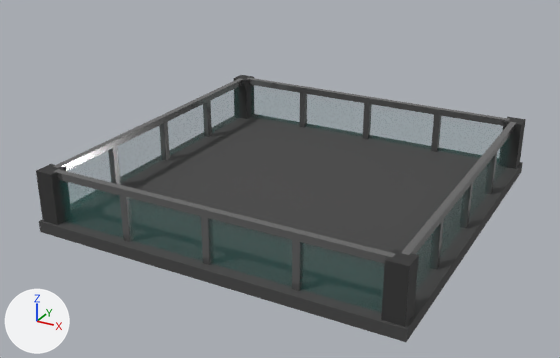
Renders of the Blender file raw/floor-1.blend from each side of a commit.
One viewpoint serves both versions: a camera (50 mm lens) standing at (17.5, -34.1, 17.7) and looking at (-0.6, -1.3, 1.3). Every picture has the same lights, and +X, +Y and +Z are marked at lower left.

In view in the first picture: 'floor', 'pillars', 'trim', 'windows'.
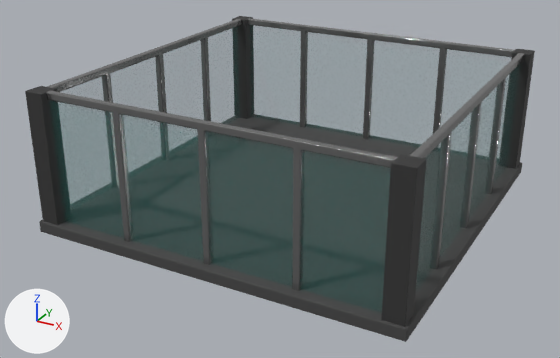
Where the newer file only moved an object's origin or applied its transform, the numbers keep the older frame.

Boxes [x1, y1, x2, y2] around the edits, measured in the pictures (560 x 358 px):
'windows', mesh rescaled (26% taller): before [58, 85, 512, 314]; after [49, 25, 521, 314]
'trim', reshaped, moved, modifiers changed, rescaled (28% taller): before [53, 78, 516, 291]; after [46, 18, 524, 291]
'pillars', moved, rescaled (23% taller): before [36, 75, 526, 327]; after [25, 16, 535, 327]
part 2 of me_cube_005, deleted: before [53, 169, 395, 291]
part 3 of me_cube_005, deleted (black): before [247, 78, 509, 152]
part 4 of me_cube_005, built on: before [53, 78, 516, 255]; after [46, 18, 524, 251]
'floor', unchanged, covered by the edit: before [39, 117, 523, 342]; after [39, 117, 522, 342]

What the commit changed:
me_cube_003 has 32 vertices, 24 faces and spans x -37.0..1.0, y -1.0..37.0, z -1.0..-0.4.
me_cube_003 is used by ob_pillars; location (9.0, -9.0, 5.0); scale (0.5, 0.5, 5.0).
me_cube_003 part 1: the whole mesh is scaled about its middle by (0.5, 0.5, 11.7), then moved by (18.0, -18.0, 4.2).
me_cube_005 is used by ob_trim; location (0.0, -9.0, 2.36); scale (8.7, 0.169, 0.169).
me_cube_005 had 224 vertices, 148 faces and spanned x -1.1..1.1, y -1.0..107.6, z -13.7..3.8.
me_cube_005 now has 680 vertices, 680 faces and spans x -9.2..9.2, y -9.2..9.2, z -3.8..3.0.
me_cube_005 part 2: the loose piece of 56 vertices spanning x -1.0..1.0, y -1.0..1.0, z -13.7..3.8 is deleted.
me_cube_005 part 3: the loose piece of 56 vertices spanning x -1.0..1.0, y 105.6..107.6, z -13.7..3.8 is deleted.
me_cube_005 part 4: 112 vertices removed from x -1.1..1.1, y 1.8..104.8, z -13.7..3.8; 680 vertices added at x -9.2..9.2, y -9.2..9.2, z -3.8..3.0.
me_cube_005 part 5: the surface is now shaded smooth.
me_plane_002 has 16 vertices, 16 faces and spans x -1.0..1.0, y -2.0..0.8, z -0.1..18.1.
me_plane_002 is used by ob_windows; location (-9.0, 0.0, 2.0); rotation (1.571, 0.0, 1.571), in degrees (90, 0, 90); scale (8.97, 0.996, 0.996).
me_plane_002 part 6: the whole mesh is scaled about its middle by (1, 2.37, 1), then moved by (0.0, 2.0, 0.0).
Object 'pillars' (ob_pillars) is rescaled from (0.5, 0.5, 5.0) to (1.0, 1.0, 1.0).
Object 'pillars' (ob_pillars) moves from (9.0, -9.0, 5.0) to (0.0, 0.0, 0.0).
Object 'trim' (ob_trim) is rescaled from (8.7, 0.169, 0.169) to (1.0, 1.0, 1.0).
Object 'trim' (ob_trim) moves from (0.0, -9.0, 2.36) to (0.0, 0.0, 4.0).
Object 'trim' (ob_trim) gains a BEVEL modifier named 'Bevel'.
Modifier setting: width = 0.068.
Modifier setting: width_pct = 0.068.
Modifier setting: segments = 3.
Modifier setting: use_clamp_overlap = False.
Modifier setting: profile = 0.7.
Modifier setting: miter_outer = 'MITER_ARC'.
